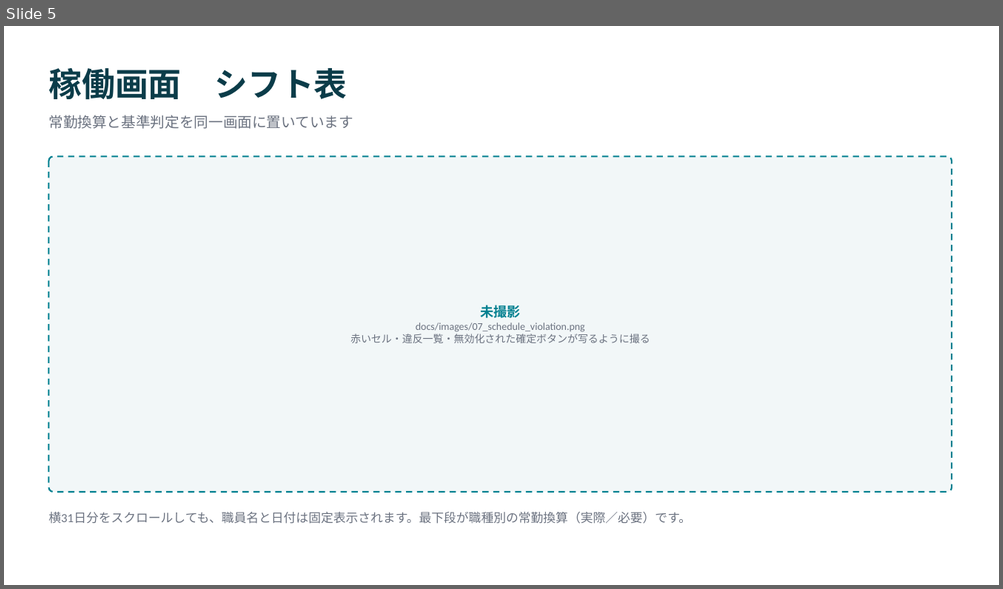
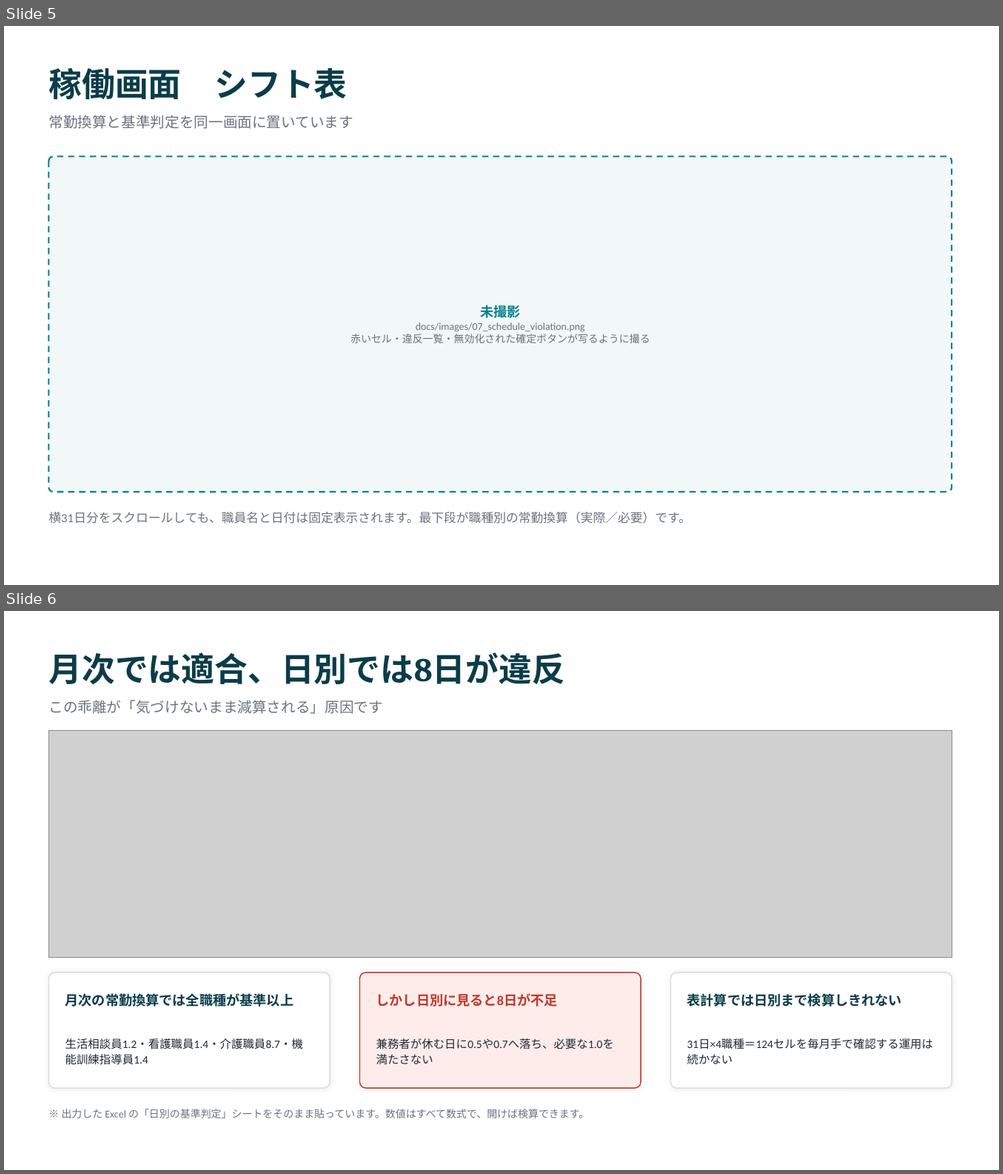
Before and after one commit to FloatedGecko667/careshift-guard, a slide deck: docs/発表スライド_CareShift_Guard.pptx. Shown one above the other, each under a label of ours: slide 5 before the commit, slides 5 and 6 after it. The pictures are 1003x589 and 1003x1174 pixels, drawn with LibreOffice and Linux fonts; fonts in the diff are those of the drawing; grey boxes stand for pictures. Boxes give left, top, right and bottom in pixels: in the first picture for what was removed or moved away, otherwise in the second. Text is boxed around its words. In the diff, an @@ line names an element or a change of style, - is before the commit and + after.

```diff
--- a/docs/発表スライド_CareShift_Guard.pptx
+++ b/docs/発表スライド_CareShift_Guard.pptx
@@ slide 6 added at (x1=4, y1=611, x2=999, y2=1170), background #FFFFFF @@
@@ text added at (x1=48, y1=652, x2=565, y2=684), 32 pt, text #0B3C49, bold @@
+月次では適合、日別では8日が違反
@@ text added at (x1=48, y1=700, x2=383, y2=714), 14 pt, text #6B7280 @@
+この乖離が「気づけないまま減算される」原因です
@@ picture added at (x1=48, y1=730, x2=951, y2=958) @@
@@ rounded rectangle added at (x1=48, y1=973, x2=330, y2=1088), fill #FFFFFF, outline #D7DCE3 1 pt @@
@@ rounded rectangle added at (x1=360, y1=973, x2=641, y2=1088), fill #FDECEA, outline #C0392B 1 pt @@
@@ rounded rectangle added at (x1=670, y1=973, x2=951, y2=1088), fill #FFFFFF, outline #D7DCE3 1 pt @@
@@ text added at (x1=65, y1=994, x2=294, y2=1007), 13 pt, text #0B3C49, bold @@
+月次の常勤換算では全職種が基準以上
@@ text added at (x1=376, y1=994, x2=558, y2=1007), 13 pt, text #C0392B, bold @@
+しかし日別に見ると8日が不足
@@ text added at (x1=687, y1=994, x2=902, y2=1007), 13 pt, text #0B3C49, bold @@
+表計算では日別まで検算しきれない
@@ text added at (x1=65, y1=1039, x2=303, y2=1065), 11 pt, text #1F2937 @@
+生活相談員1.2・看護職員1.4・介護職員8.7・機能訓練指導員1.4
@@ text added at (x1=376, y1=1039, x2=614, y2=1050), 11 pt, text #1F2937 @@
+兼務者が休む日に0.5や0.7へ落ち、必要な1.0を満たさない
@@ text added at (x1=687, y1=1039, x2=933, y2=1050), 11 pt, text #1F2937 @@
+31日×4職種＝124セルを毎月手で確認する運用は続かない
@@ text added at (x1=62, y1=1109, x2=589, y2=1119), 10 pt, text #6B7280 @@
+※ 出力した Excel の「日別の基準判定」シートをそのまま貼っています。数値はすべて数式で、開けば検算できます。
```
Also in this commit, not shown: 3 slides changed, 2 other slides added, 1 slide removed, 28 other files.
